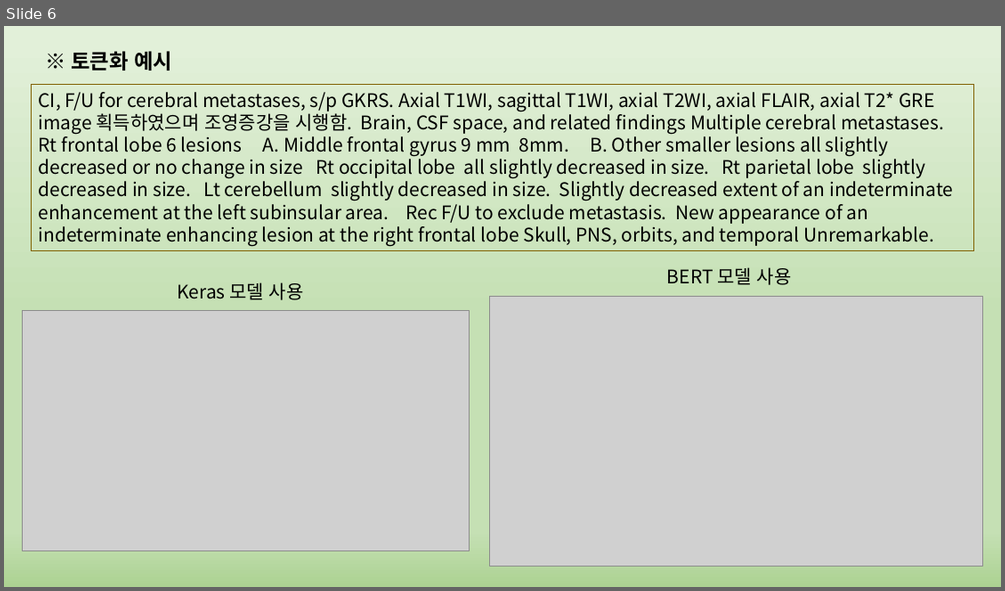
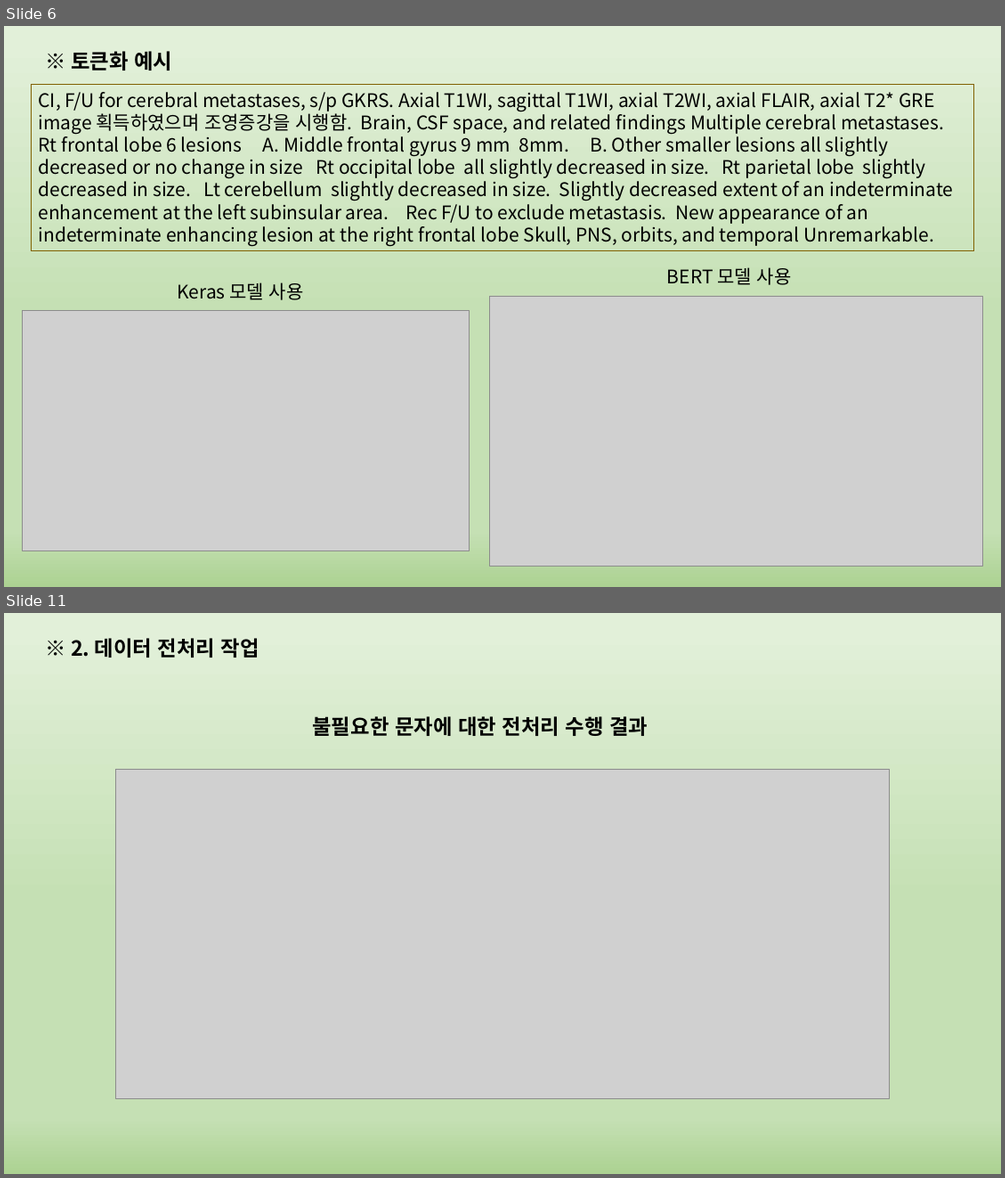
Before and after one commit to phantom0119/K-ium, a slide deck: 정리.pptx. Shown one above the other, each under a label of ours: slide 6 before the commit, slides 6 and 11 after it; the slides between them are not shown. The pictures are 1005x591 and 1005x1178 pixels, drawn with LibreOffice and Linux fonts; fonts in the diff are those of the drawing; grey boxes stand for pictures. Boxes give left, top, right and bottom in pixels: in the first picture for what was removed or moved away, otherwise in the second. Text is boxed around its words. In the diff, an @@ line names an element or a change of style, - is before the commit and + after.

Commit message:
2차 종료 후 업데이트 (ppt 정리)

```diff
--- a/정리.pptx
+++ b/정리.pptx
@@ slide 11 added at bbox=[4, 613, 1001, 1174], background gradient #E2F0D9 to #C5E0B4 to #ACD292 @@
@@ text added at bbox=[71, 638, 259, 657], 20 pt, text #000000, bold @@
+※ 2. 데이터 전처리 작업
@@ text added at bbox=[313, 716, 647, 736], 20 pt, text #000000, bold @@
+불필요한 문자에 대한 전처리 수행 결과
@@ picture added at bbox=[115, 769, 890, 1099] @@
```
Also in this commit, not shown: 12 other slides added, 7 other files.
